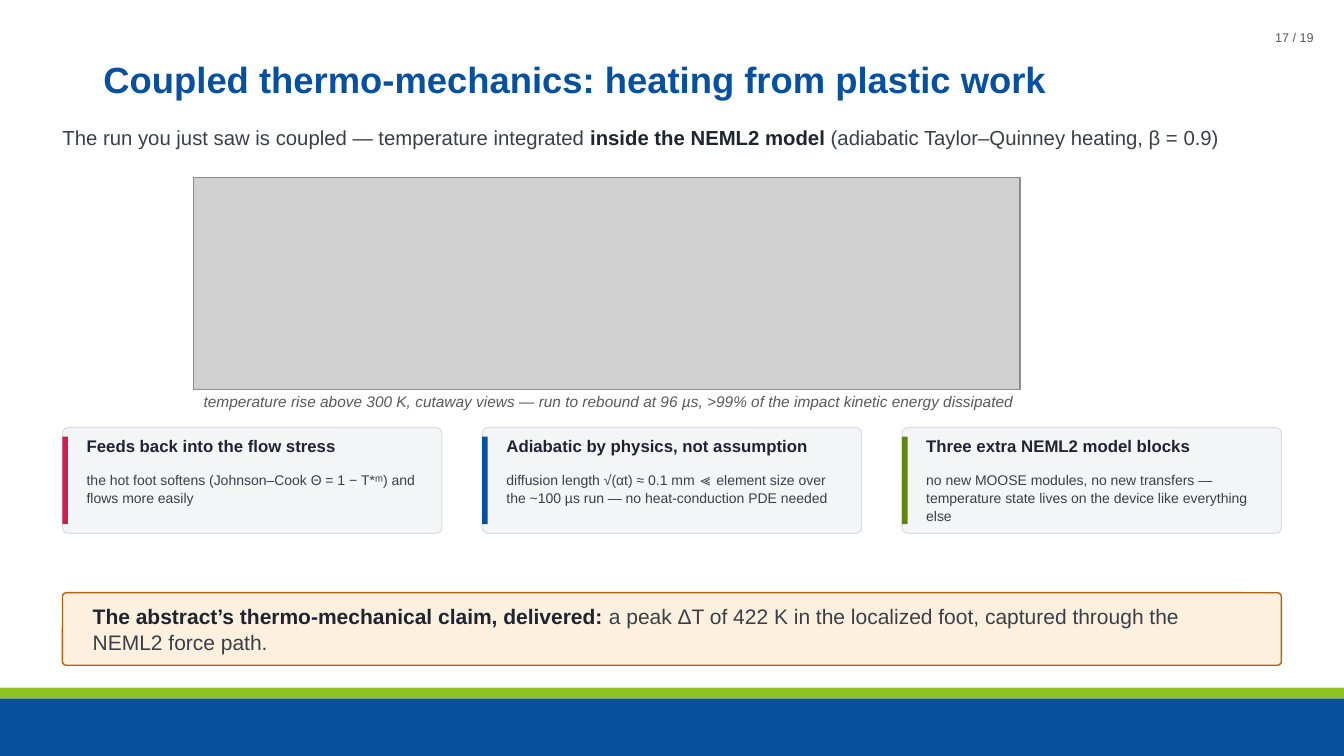
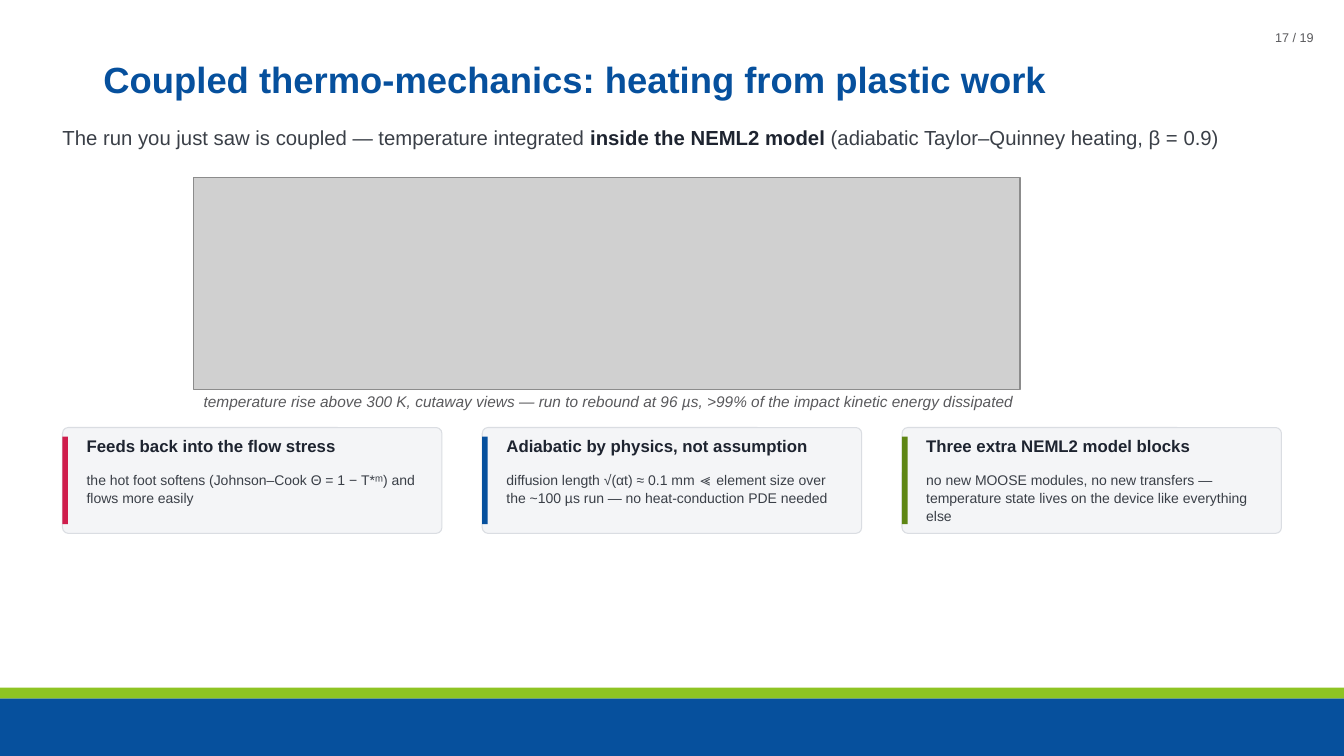
Before and after one commit to maxnezdyur/marlin, a slide deck: slide 17 of examples/impact/slide_assets/WCCM_NEML2_explicit_dynamics_v2.pptx. Drawn at 1344x756 pixels with LibreOffice and Linux fonts; fonts in the diff are those of the drawing; grey boxes stand for pictures; background and template pictures are left out. Boxes give left, top, right and bottom in pixels: in the first picture for what was removed or moved away, otherwise in the second. Text is boxed around its words. In the diff, an @@ line names an element or a change of style, - is before the commit and + after.

Commit message:
slides: drop thermal takeaway strip

```diff
--- a/examples/impact/slide_assets/WCCM_NEML2_explicit_dynamics_v2.pptx
+++ b/examples/impact/slide_assets/WCCM_NEML2_explicit_dynamics_v2.pptx
@@ rounded rectangle removed at (63, 593, 1281, 665) @@
@@ text removed at (93, 608, 1178, 654) @@
-The abstract’s thermo-mechanical claim, delivered: a peak ΔT of 422 K in the localized foot, captured through the NEML2 force path.
```
Also in this commit, not shown: 1 other file.
